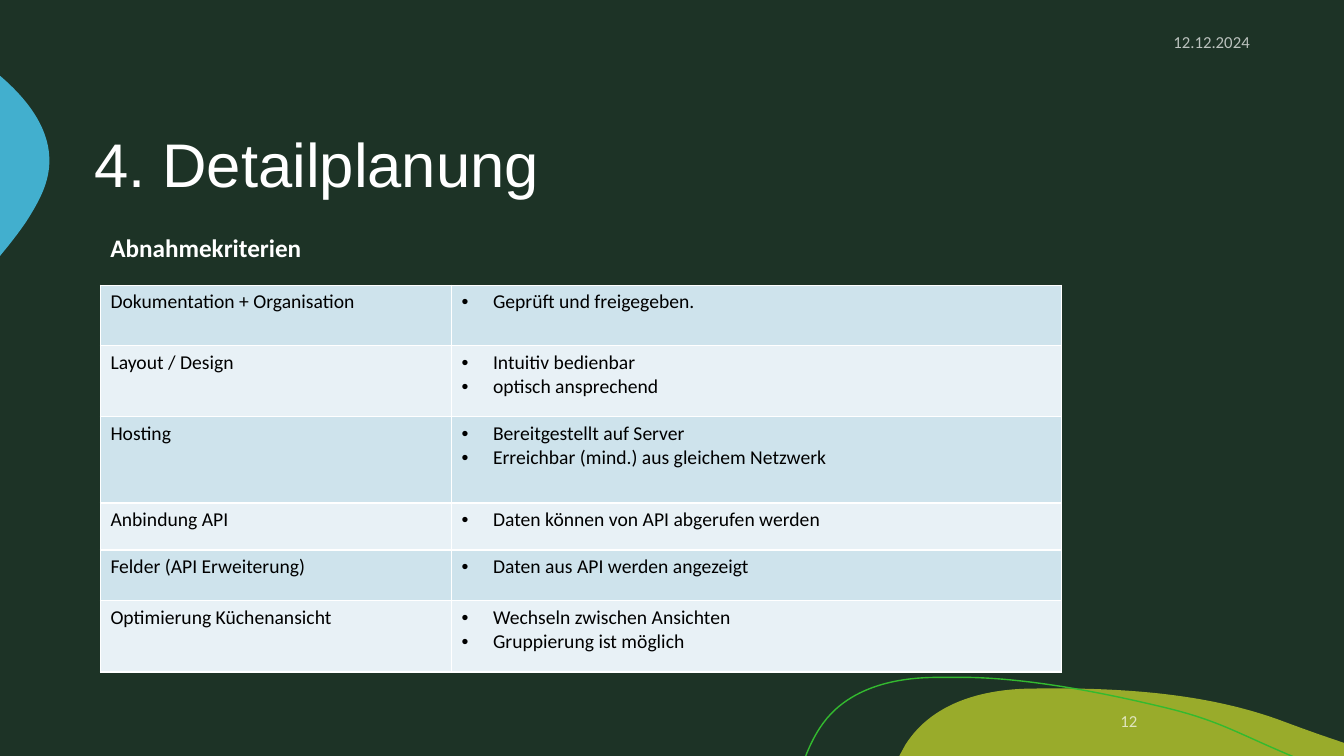
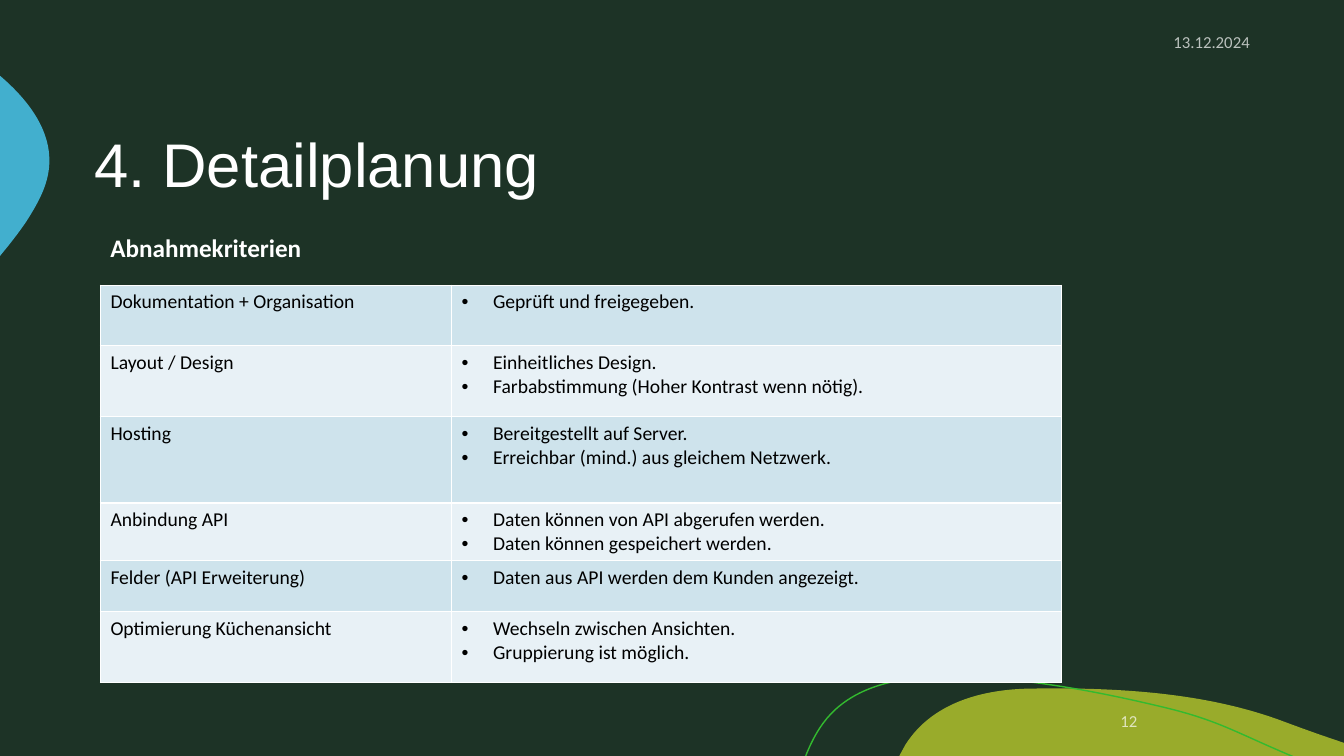
Before and after one commit to zIExpantion/ZumGelbenBach, a slide deck: slide 12 of Dokumente/Sprint-Backlog/Sprint-Backlog2.pptx. Drawn at 1344x756 pixels with LibreOffice and Linux fonts; fonts in the diff are those of the drawing; background and template pictures are left out. Boxes give left, top, right and bottom in pixels: in the first picture for what was removed or moved away, otherwise in the second. Text is boxed around its words. In the diff, an @@ line names an element or a change of style, - is before the commit and + after.

```diff
--- a/Dokumente/Sprint-Backlog/Sprint-Backlog2.pptx
+++ b/Dokumente/Sprint-Backlog/Sprint-Backlog2.pptx
@@ text at (x1=1173, y1=37, x2=1249, y2=48): text changed @@
-12.12.2024
+13.12.2024
@@ table at (x1=101, y1=285, x2=1062, y2=683) @@
-row 2, column 2: Intuitiv bedienbar / optisch ansprechend
+row 2, column 2: Einheitliches Design. / Farbabstimmung (Hoher Kontrast wenn nötig).
-row 3, column 2: Bereitgestellt auf Server / Erreichbar (mind.) aus gleichem Netzwerk
+row 3, column 2: Bereitgestellt auf Server. / Erreichbar (mind.) aus gleichem Netzwerk.
-row 4, column 2: Daten können von API abgerufen werden
+row 4, column 2: Daten können von API abgerufen werden. / Daten können gespeichert werden.
-row 5, column 2: Daten aus API werden angezeigt
+row 5, column 2: Daten aus API werden dem Kunden angezeigt.
-row 6, column 2: Wechseln zwischen Ansichten / Gruppierung ist möglich
+row 6, column 2: Wechseln zwischen Ansichten. / Gruppierung ist möglich.
```
Also in this commit, not shown: 14 other slides changed, 1 other file.
